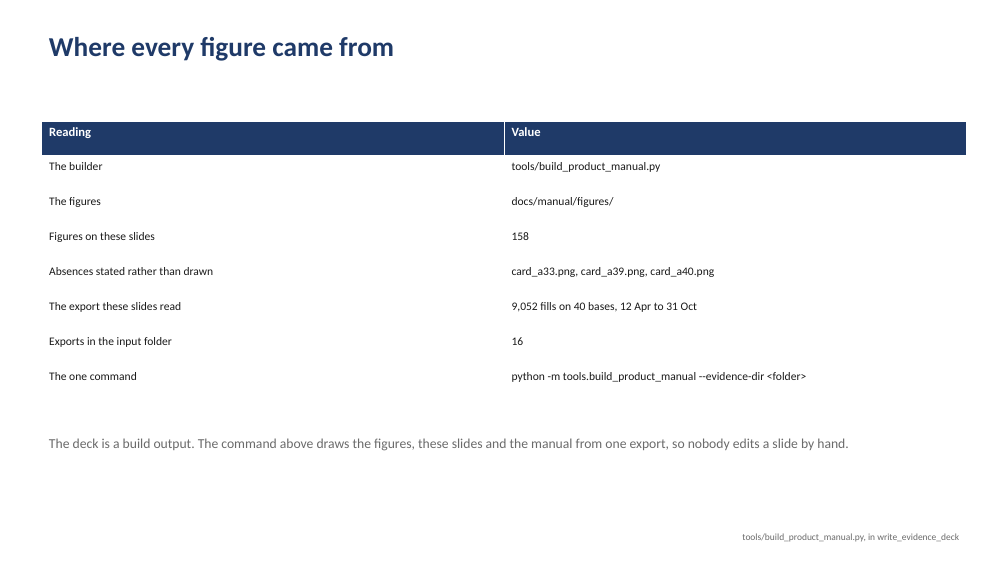
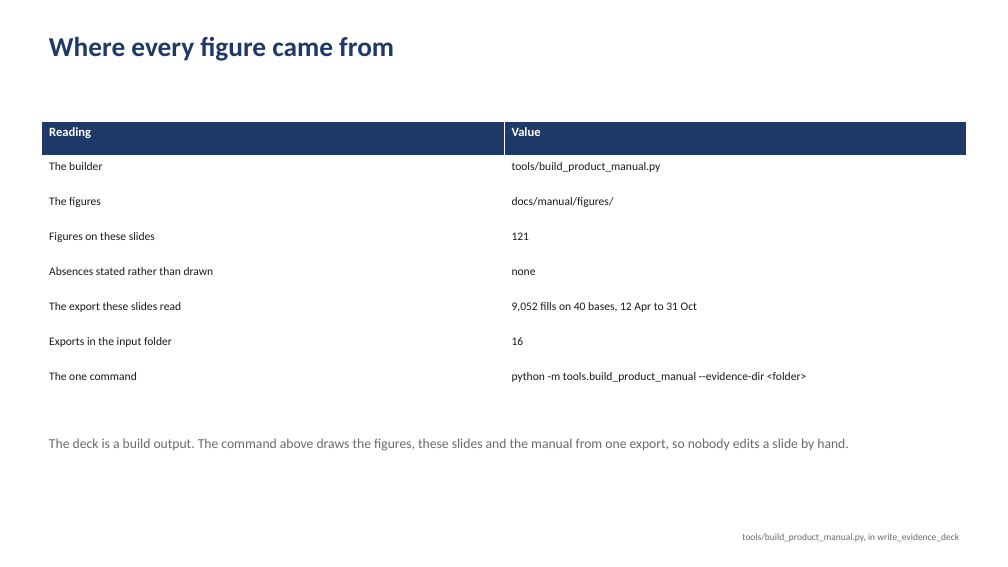
Before and after one commit to Acervator-LLC/ACERVATOR, a slide deck: slide 92 of docs/prototyping-evidence/Prototyping-Trading-Evidence.pptx (slide 132 before the commit). Drawn at 1008x567 pixels with LibreOffice and Linux fonts; fonts in the diff are those of the drawing. Boxes give left, top, right and bottom in pixels: in the first picture for what was removed or moved away, otherwise in the second. Text is boxed around its words. In the diff, an @@ line names an element or a change of style, - is before the commit and + after.

```diff
--- a/docs/prototyping-evidence/Prototyping-Trading-Evidence.pptx
+++ b/docs/prototyping-evidence/Prototyping-Trading-Evidence.pptx
@@ table at [42, 121, 967, 401] @@
-row 4, column 2: 158
+row 4, column 2: 121
-row 5, column 2: card_a33.png, card_a39.png, card_a40.png
+row 5, column 2: none
```
Also in this commit, not shown: 1 other slide changed, 40 slides removed, 40 other files.
